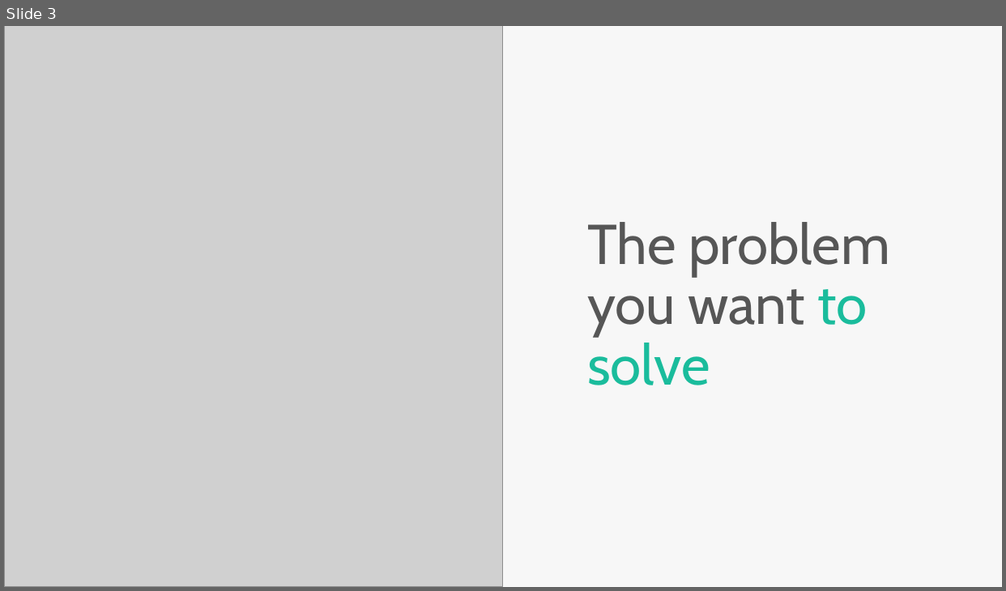
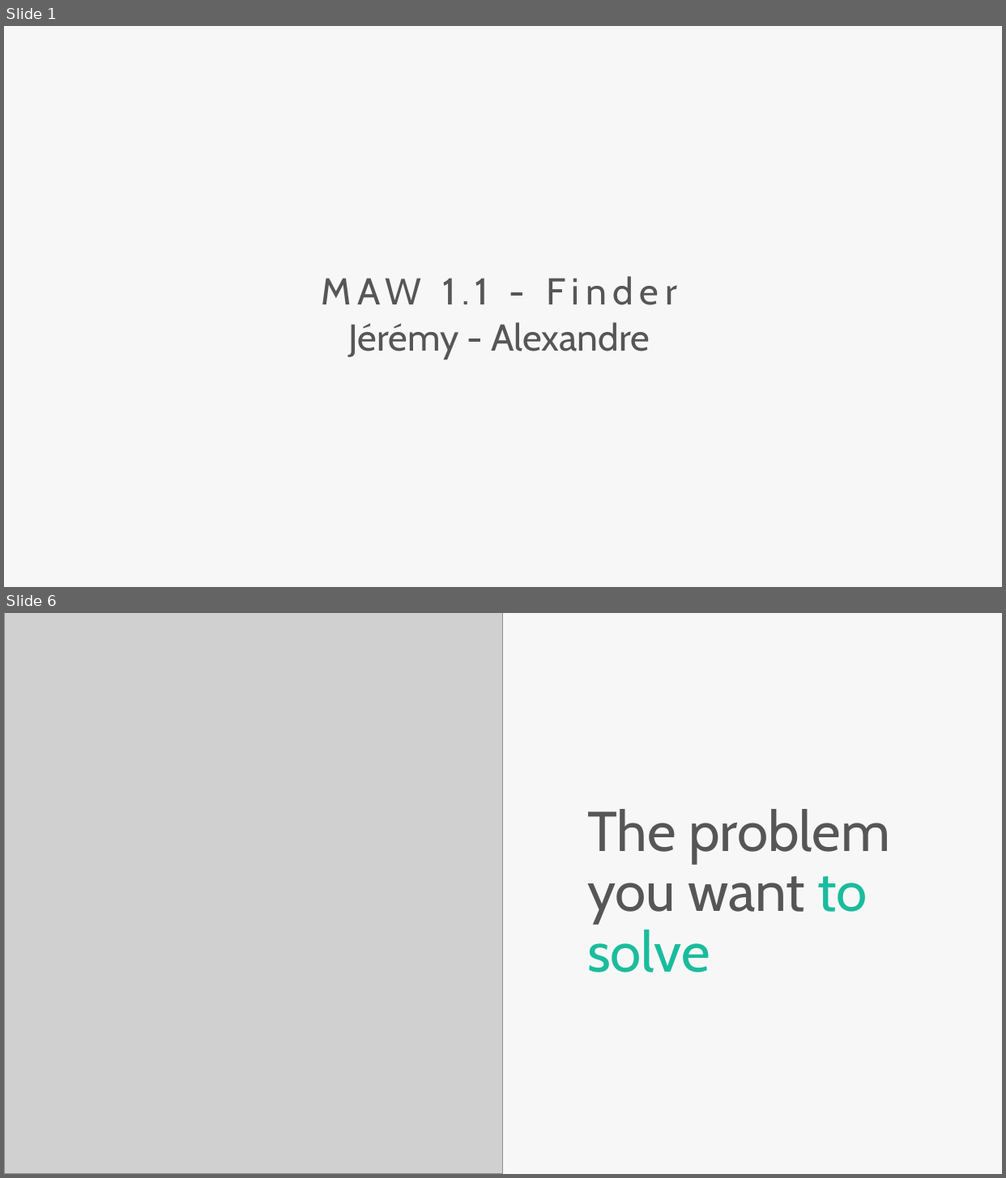
Before and after one commit to JeremyGfeller/MAW_1.1, a slide deck: Documentation/Présentation/Windows/Peetch by Slidor (Windows).pptx. Shown one above the other, each under a label of ours: slide 3 before the commit, slides 1 and 6 after it; the slides between them are not shown. The pictures are 1006x591 and 1006x1178 pixels, drawn with LibreOffice and Linux fonts; fonts in the diff are those of the drawing; grey boxes stand for pictures. Boxes give left, top, right and bottom in pixels: in the first picture for what was removed or moved away, otherwise in the second. Text is boxed around its words. In the diff, an @@ line names an element or a change of style, - is before the commit and + after.

```diff
--- a/Documentation/Présentation/Windows/Peetch by Slidor (Windows).pptx
+++ b/Documentation/Présentation/Windows/Peetch by Slidor (Windows).pptx
@@ slide 1 added at (x1=4, y1=26, x2=1002, y2=587), background #F7F7F7 @@
@@ text added at (x1=321, y1=276, x2=677, y2=305), 36 pt, text #565656 @@
+MAW 1.1 - Finder
@@ text added at (x1=349, y1=322, x2=650, y2=360), 36 pt, text #565656 @@
+Jérémy - Alexandre
@@ what was slide 3 is now slide 6 @@
```
Also in this commit, not shown: 1 slide changed, 3 other slides added, 1 slide removed, 1 other file.
